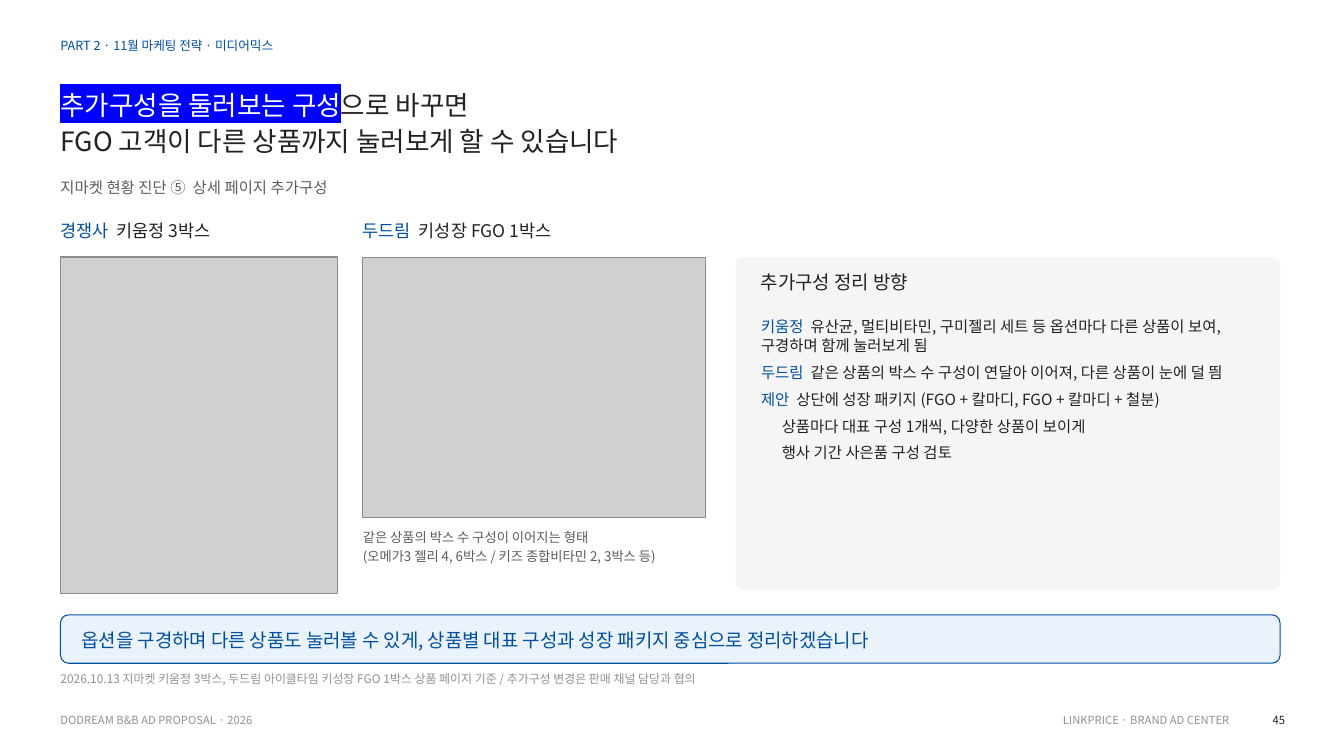
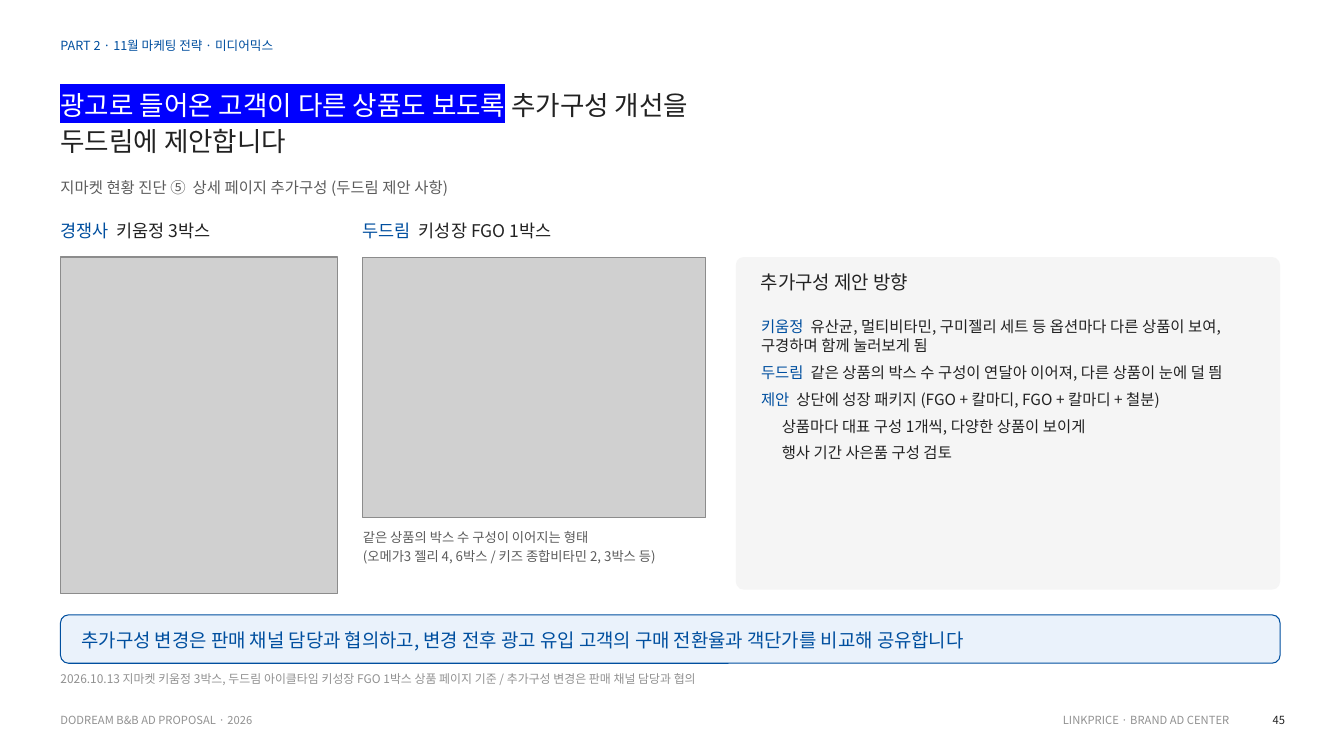
Before and after one commit to sonnet24/mypage, a slide deck: slide 45 of 두드림_11월_광고운영제안서_Ver4_수정.pptx. Drawn at 1344x756 pixels with LibreOffice and Linux fonts; fonts in the diff are those of the drawing; grey boxes stand for pictures. Boxes give left, top, right and bottom in pixels: in the first picture for what was removed or moved away, otherwise in the second. Text is boxed around its words. In the diff, an @@ line names an element or a change of style, - is before the commit and + after.

```diff
--- a/두드림_11월_광고운영제안서_Ver4_수정.pptx
+++ b/두드림_11월_광고운영제안서_Ver4_수정.pptx
@@ text at box(60, 93, 688, 153): text changed; text colour #222222 to #FFFFFF @@
-추가구성을 둘러보는 구성으로 바꾸면
-FGO 고객이 다른 상품까지 눌러보게 할 수 있습니다
+광고로 들어온 고객이 다른 상품도 보도록 추가구성 개선을
+두드림에 제안합니다
@@ text at box(60, 180, 448, 196): text changed @@
-지마켓 현황 진단 ⑤ 상세 페이지 추가구성
+지마켓 현황 진단 ⑤ 상세 페이지 추가구성 (두드림 제안 사항)
@@ text at box(761, 273, 908, 291): text changed @@
-추가구성 정리 방향
+추가구성 제안 방향
@@ text at box(82, 631, 964, 651): text changed @@
-옵션을 구경하며 다른 상품도 눌러볼 수 있게, 상품별 대표 구성과 성장 패키지 중심으로 정리하겠습니다
+추가구성 변경은 판매 채널 담당과 협의하고, 변경 전후 광고 유입 고객의 구매 전환율과 객단가를 비교해 공유합니다
```
Also in this commit, not shown: 6 other slides changed.
